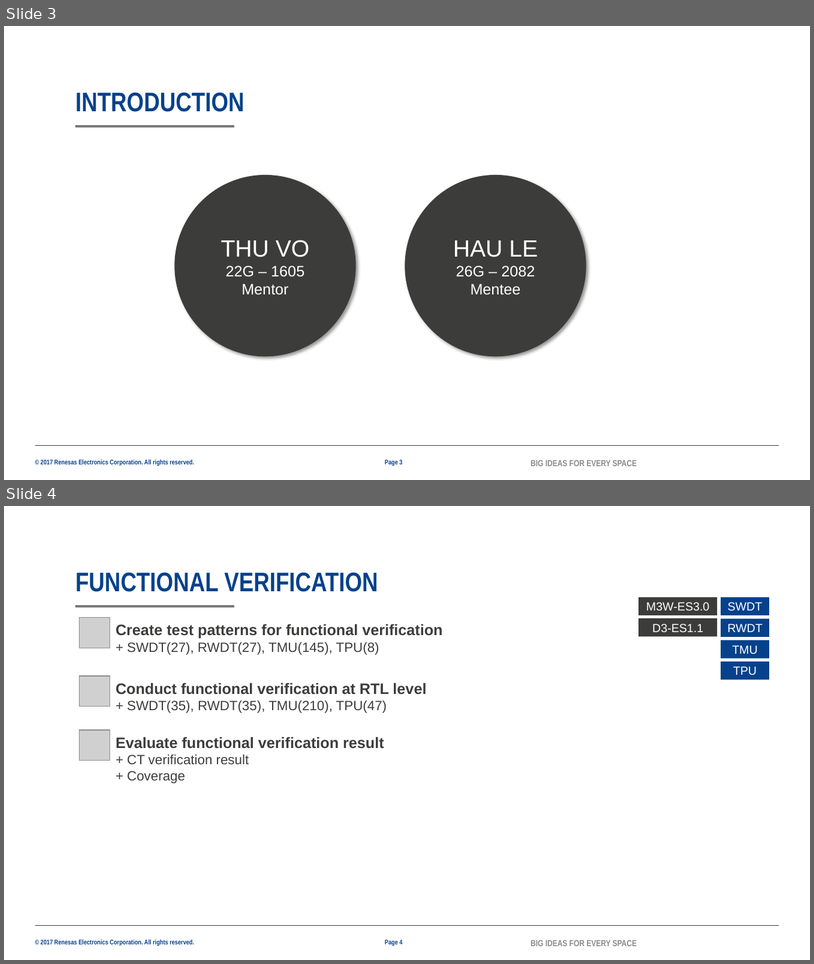
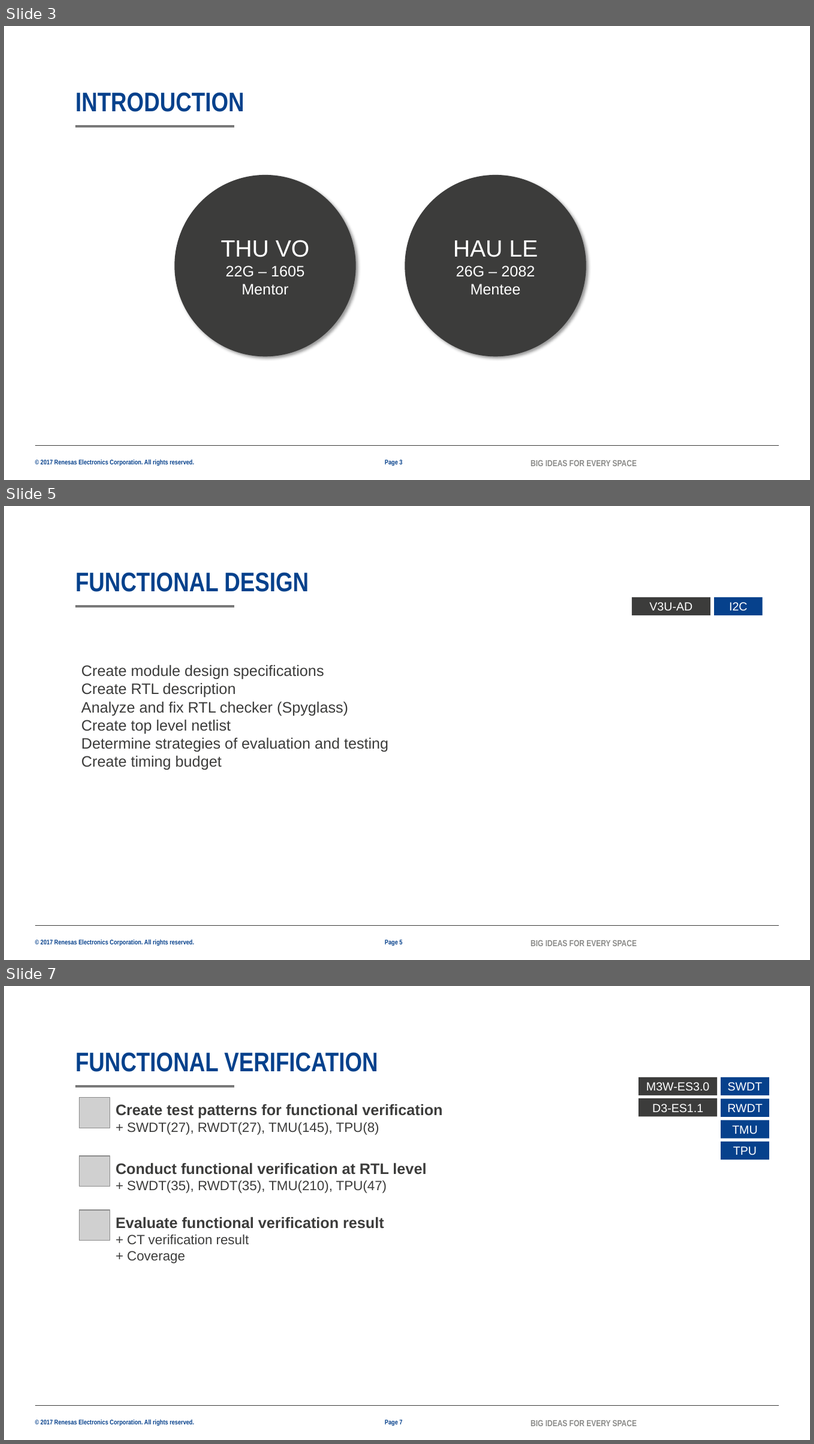
Before and after one commit to lesyhau/bridge, a slide deck: mms.pptx. Shown one above the other, each under a label of ours: slides 3 and 4 before the commit, slides 3, 5 and 7 after it; the slides between them are not shown. The pictures are 814x964 and 814x1444 pixels, drawn with LibreOffice and Linux fonts; fonts in the diff are those of the drawing; grey boxes stand for pictures; background and template pictures are left out. Boxes give left, top, right and bottom in pixels: in the first picture for what was removed or moved away, otherwise in the second. Text is boxed around its words. In the diff, an @@ line names an element or a change of style, - is before the commit and + after.

```diff
--- a/mms.pptx
+++ b/mms.pptx
@@ slide 5 added at (4, 506, 810, 960), background #FFFFFF; not listed: 4 template elements that a slide beside it also shows @@
@@ title added at (75, 572, 309, 592), 32 pt, text #06418C, bold @@
+FUNCTIONAL DESIGN
@@ rectangle added at (633, 597, 711, 615), fill #3C3C3B, 14 pt, text #FFFFFF @@
+V3U-AD
@@ rectangle added at (715, 597, 763, 615), fill #06418C, 14 pt, text #FFFFFF @@
+I2C
@@ text added at (81, 664, 389, 770), 18 pt, text #3C3C3B @@
+Create module design specifications
+Create RTL description
+Analyze and fix RTL checker (Spyglass)
+Create top level netlist
+Determine strategies of evaluation and testing
+Create timing budget
@@ page number added at (385, 939, 402, 946), 8 pt, text #06418C, bold @@
+Page 5
@@ what was slide 4 is now slide 7 @@
@@ page number at (385, 1419, 402, 1426): text changed @@
-Page 4
+Page 7
```
Also in this commit, not shown: 2 slides changed, 2 other slides added.
